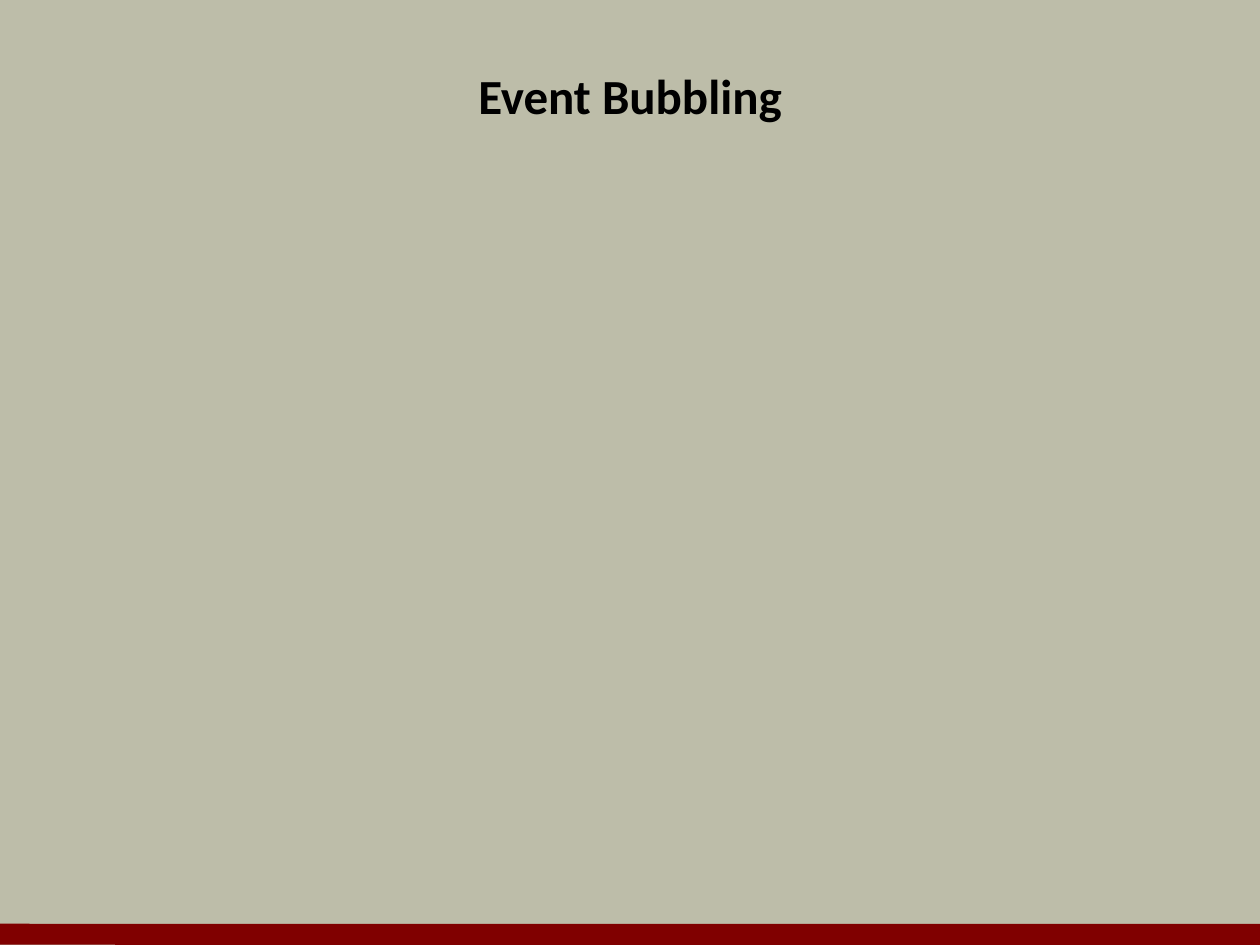
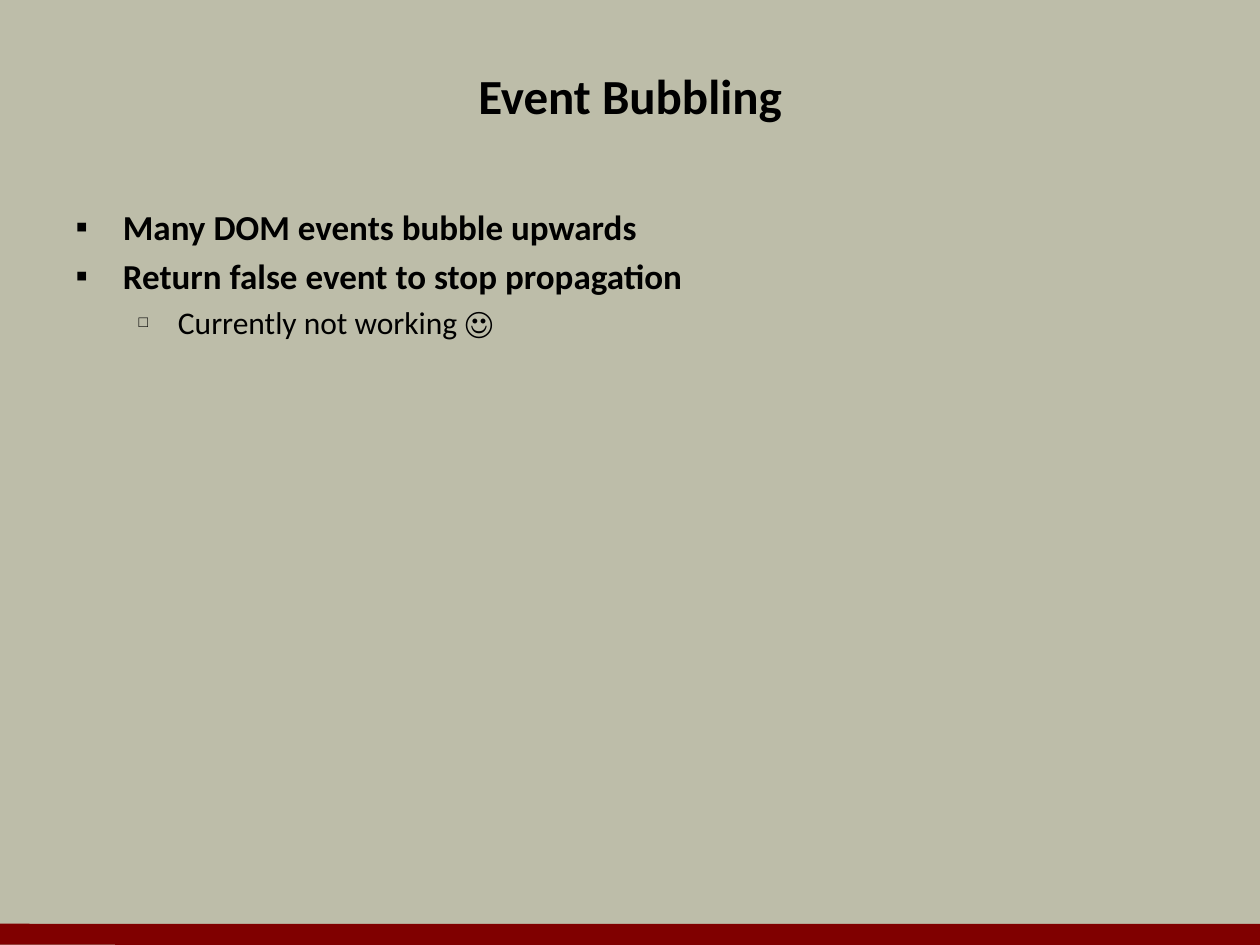
Before and after one commit to OdeToCode/classes, a slide deck: slide 12 of angular2/slides/05_templates.pptx (slide 13 before the commit). Drawn at 1260x945 pixels with LibreOffice and Linux fonts; fonts in the diff are those of the drawing; background and template pictures are left out. Boxes give left, top, right and bottom in pixels: in the first picture for what was removed or moved away, otherwise in the second. Text is boxed around its words. In the diff, an @@ line names an element or a change of style, - is before the commit and + after.

```diff
--- a/angular2/slides/05_templates.pptx
+++ b/angular2/slides/05_templates.pptx
@@ text added at box(123, 215, 682, 340), 20 pt, text #000000, bold @@
+▪ Many DOM events bubble upwards
+▪ Return false event to stop propagation
+  □ Currently not working ☺
```
Also in this commit, not shown: 6 other slides changed, 4 slides added, 5 slides removed.
